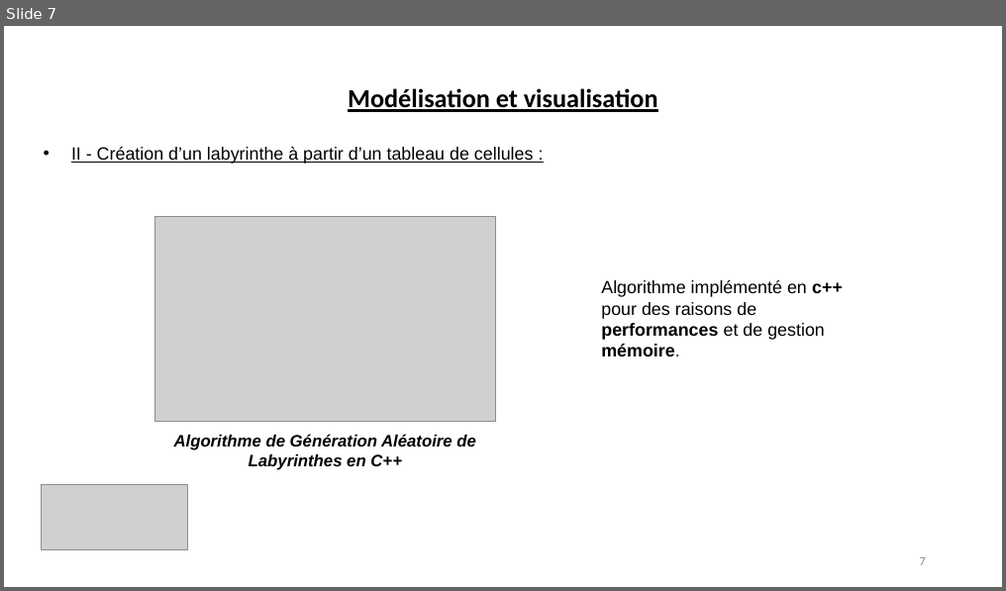
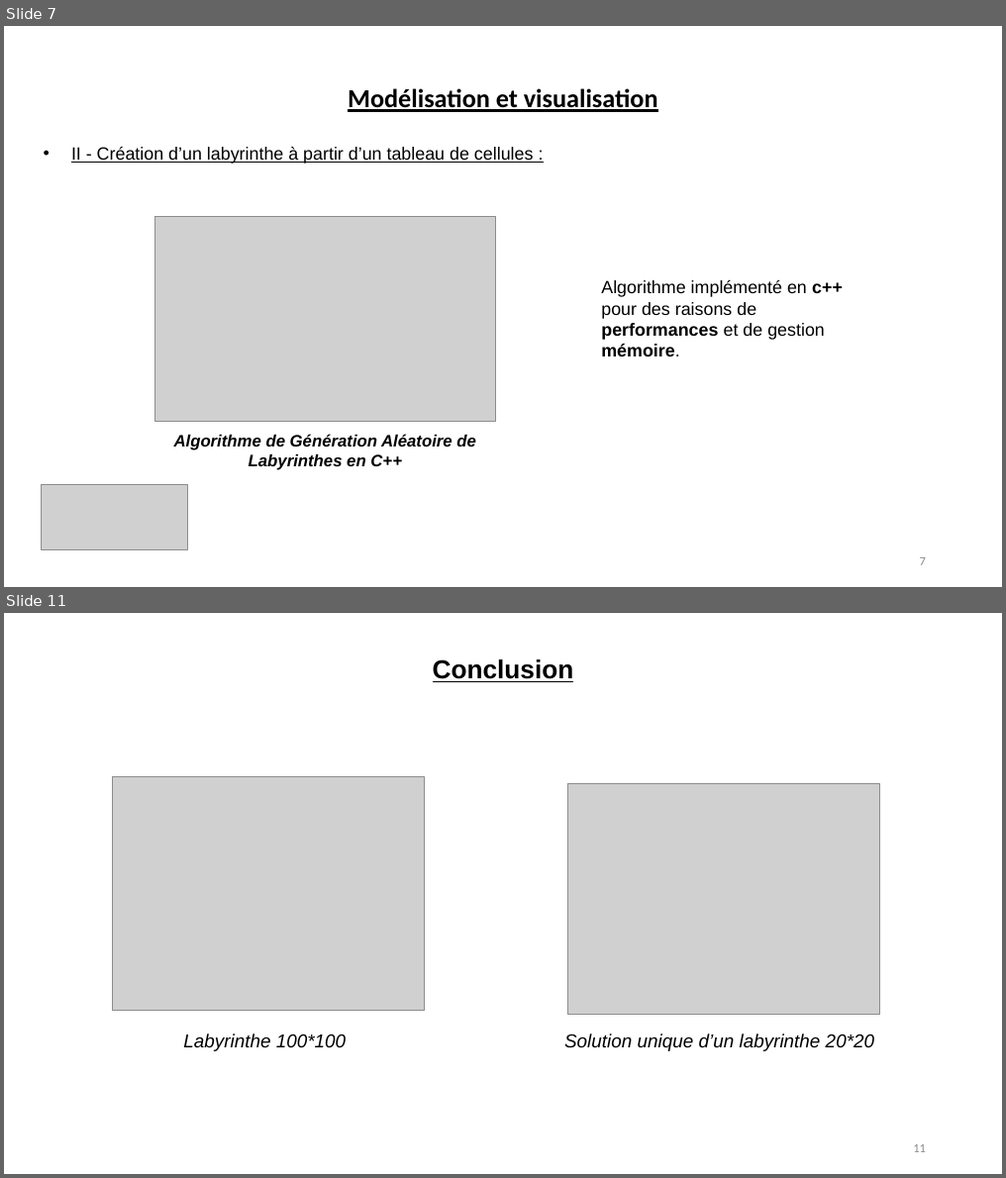
Before and after one commit to RayaneZen05/Projet-math-info-RNL, a slide deck: Soutenance_Projet_Math_Info_Zenaidi_Rayane_Bulfone_Noé_Iltis_Lucas.PPTX. Shown one above the other, each under a label of ours: slide 7 before the commit, slides 7 and 11 after it; the slides between them are not shown. The pictures are 1006x591 and 1006x1178 pixels, drawn with LibreOffice and Linux fonts; fonts in the diff are those of the drawing; grey boxes stand for pictures. Boxes give left, top, right and bottom in pixels: in the first picture for what was removed or moved away, otherwise in the second. Text is boxed around its words. In the diff, an @@ line names an element or a change of style, - is before the commit and + after.

```diff
--- a/Soutenance_Projet_Math_Info_Zenaidi_Rayane_Bulfone_Noé_Iltis_Lucas.PPTX
+++ b/Soutenance_Projet_Math_Info_Zenaidi_Rayane_Bulfone_Noé_Iltis_Lucas.PPTX
@@ slide 11 added at (x1=4, y1=613, x2=1002, y2=1174), background #FFFFFF @@
@@ text added at (x1=433, y1=660, x2=574, y2=682), 25 pt, text #000000, bold, underline @@
+Conclusion
@@ picture added at (x1=113, y1=777, x2=424, y2=1010) @@
@@ picture added at (x1=567, y1=783, x2=879, y2=1014) @@
@@ text added at (x1=183, y1=1034, x2=346, y2=1052), 18 pt, text #000000, italic @@
+Labyrinthe 100*100
@@ text added at (x1=564, y1=1034, x2=874, y2=1052), 18 pt, text #000000, italic @@
+Solution unique d’un labyrinthe 20*20
@@ page number added at (x1=913, y1=1145, x2=926, y2=1153), 12 pt, text #8C8C8C @@
+11
```
Also in this commit, not shown: 4 slides changed, 1 other slide added, 2 slides removed.
